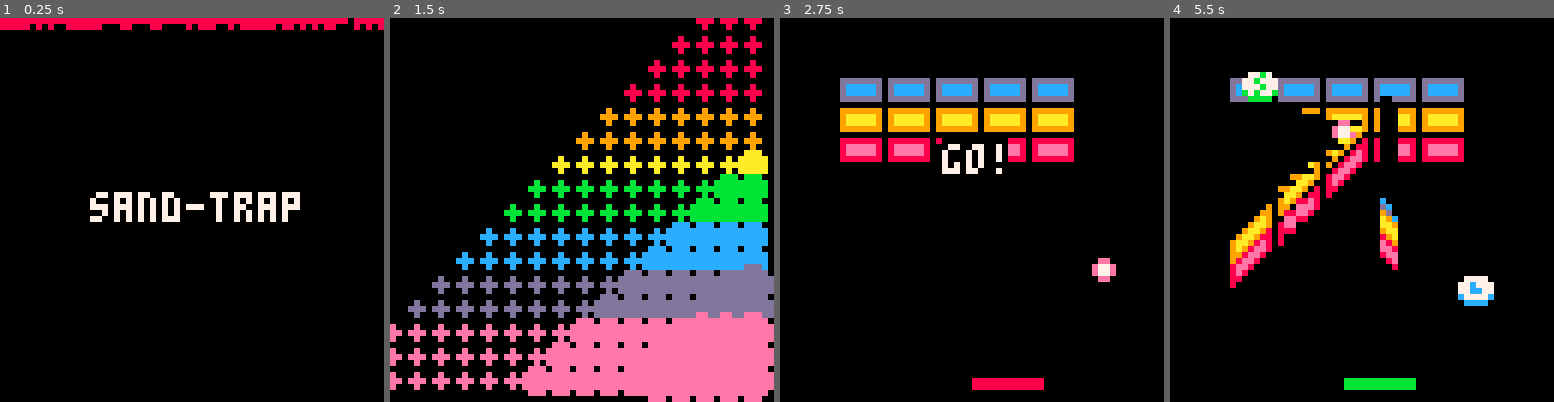
Above: before the commit, frames 1-4 (left to right).
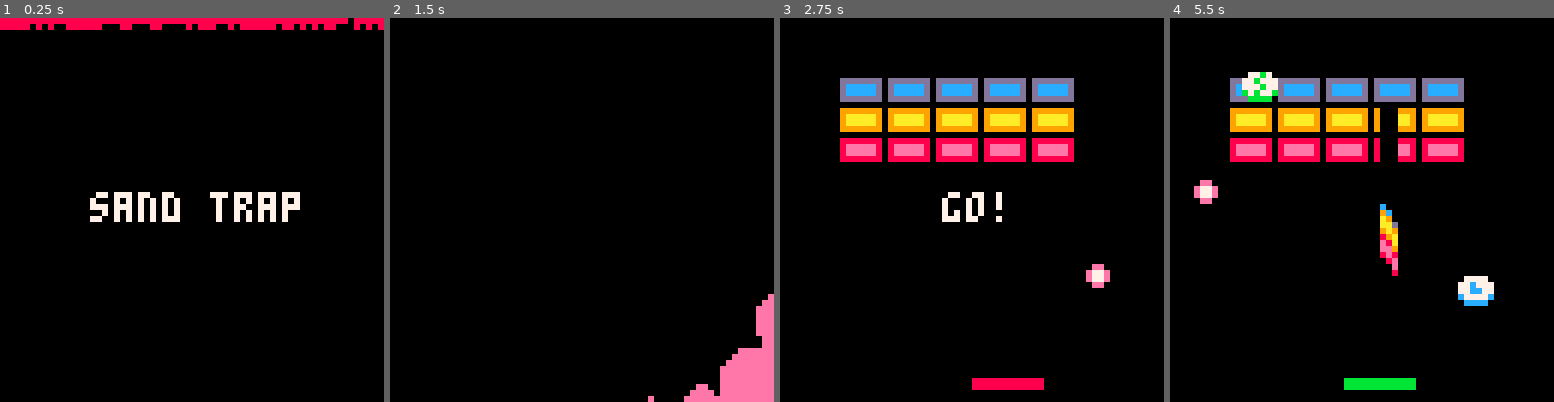
Above: after the commit, the same moments.

Repository: drspaceman0/SandSmash
Game: PICO-8 cartridge sandtrap.p8
Two runs of this game, one before a commit and one after it. Both use one fixed random seed, a clock stepped at 60 frames per second and the inputs below.
Inputs (mouse positions are in pixels of both pictures, inside the frame that each line leads up to):
- Up to frame 1 (0.25 s): no input
- Up to frame 2 (1.5 s): tap X (X key) at 0.33, 1.07 s; click (670, 121) at 0.67 s; tap O (Z key) at 0.7 s; click (436, 267) at 1.22 s
- Up to frame 3 (2.75 s): hold Right 1.6-2.1 s; tap O (Z key) at 1.7, 2.1, 2.5 s; click (887, 114) at 1.77 s; tap X (X key) at 1.85 s; click (952, 259) at 2.32 s; hold Right from 2.47 s (still down)
- Up to frame 4 (5.5 s): click (1404, 106) at 2.87 s; tap O (Z key) every 0.4 s from 2.9 to 5.3 s; tap X (X key) at 2.97, 4.08, 5.2 s; release Right at 3.03 s; hold Left 3.08-3.58 s; click (1465, 256) at 3.42 s; click (1231, 102) at 3.97 s; hold Right 4.02-4.68 s; click (1292, 248) at 4.52 s; click (1354, 94) at 5.07 s; hold Left from 5.08 s (still down)

The runs differ from the first frame. In frame 1, less than 0.1% of the frame differs, in the area x 48-54%, y 48-50%; in frame 2, 34%, in the area x 0-100%, y 0-100%; in frame 3, 2.3%; in frame 4, 7.4%.

Commit message:
fix transition + add it to gameover to game

Diff:
--- a/sandtrap.p8
+++ b/sandtrap.p8
@@ -39,10 +39,6 @@
         state = game_states.gameover
         init_gameover()
     end
-end
-
-function restart()
-    change_state(game_states.game)
 end
 
 --particles
@@ -338,20 +334,43 @@
     balls = {}
     init_player()
     player.y = 300
-end
-
-transition_stop_drawing_splash = false
-max_circles = 0
+    num_running_circles = 0
+end
+
+circle_distance = 6
+function activate_transition()
+    enable_transition = true
+    transition_completed = false
+    circles = {}
+    for i = MIN_X, MAX_X + 5, circle_distance do
+        for j = MIN_Y, MAX_Y + 5, 5 do
+            local c = cool_colors[min(#cool_colors, max(1, flr(j / 7)))]
+            new_circle(i, j, c, (i + j) / 10)
+        end
+    end
+    num_running_circles = #circles
+end
+
+function update_transition()
+    if not enable_transition then return end
+
+    update_object_table(circles)
+    if num_running_circles <= 0 then
+        printh("#circles <= 0")
+        enable_transition = false
+        transition_completed = true
+    end
+end
+
 function update_splash()
     if btnp(4) and not enable_transition then
-        enable_transition = true
-        for i = MIN_X, MAX_X, 4 do
-            for j = MIN_Y, MAX_Y, 4 do
-                local c = cool_colors[min(#cool_colors, max(1, flr(j / 7)))]
-                new_circle(i, j, c, (i + j) / 10)
-            end
-        end
-        max_circles = #circles
+        activate_transition()
+    end
+
+    update_transition()
+    if transition_completed then
+        printh("CHANGE TO GAME")
+        change_state(game_states.game)
     end
 
     if splash_timer % 4 == 0 then
@@ -365,26 +384,18 @@
         balls[1].dy = -1
     end
 
-    if enable_transition then
-        update_object_table(circles)
-        if #circles < max_circles and not transition_stop_drawing_splash then
-            transition_stop_drawing_splash = true
-        elseif #circles <= 0 then
-            printh("CHANGE TO GAME")
-            change_state(game_states.game)
-            return
-        end
-    end
-
     update_object_table(balls)
     splash_timer += 1
 end
 
 function new_circle(x, y, c, t)
-    add(circles, { x = x, y = y, r = 0, step = 0.4, c = c, update = update_circle, draw = draw_circle, start_timer = t })
+    add(circles, { x = x, y = y, r = 0, step = 0.4, c = c, update = update_circle, draw = draw_circle, start_timer = t, state = "expand" })
 end
 
 function draw_circle(c)
+    if c.state == "shrink" or c.state == "done" then
+        circfill(c.x - 4, c.y - 4, circle_distance, 0) -- draw black background
+    end
     if c.r > 1 then
         circfill(c.x, c.y, c.r, c.c)
     end
@@ -392,29 +403,37 @@
 
 function update_circle(c)
     c.start_timer -= 1
-    if c.start_timer > 0 then return true end
+    if c.start_timer > 0 or c.state == "done" then return true end
     c.r += c.step
-    if c.r >= 4 then
+
+    if c.r >= circle_distance - 1 then
         c.step *= -1
-    end
-    return c.r >= 0
+        c.state = "shrink"
+    end
+    if c.state == "shrink" and c.r < 1 then
+        -- printh("c.r < 0")
+        c.c = 0
+        -- c.r = 4
+        c.state = "done"
+        num_running_circles -= 1
+    end
+    return true
+    -- return c.r >= 0
 end
 
 blink_text = false
 function draw_splash()
-    if not transition_stop_drawing_splash then
-        draw_bitmap()
-        -- draw_table(balls)
-        local text = "sand-trap"
-
-        write(text, text_x_pos(text), 28, 7)
-        -- text = "trap"
-        -- write(text, text_x_pos(text), 27, 7)
-
-        if t() % 1 == 0 then blink_text = not blink_text end
-
-        if blink_text then write("press z", 16, 54, 7) end
-    end
+    draw_bitmap()
+    -- draw_table(balls)
+    local text = "sand trap"
+
+    write(text, text_x_pos(text), 28, 7)
+    -- text = "trap"
+    -- write(text, text_x_pos(text), 27, 7)
+
+    if t() % 1 == 0 then blink_text = not blink_text end
+
+    if blink_text then write("press z", 16, 54, 7) end
     if enable_transition then
         draw_transition()
     end
@@ -450,7 +469,7 @@
         if ready_start_timer < 10 then
             text = "go!"
         end
-        write(text, text_x_pos(text), 20, 7)
+        write(text, text_x_pos(text), 28, 7)
     end
 
     -- early_start()
@@ -464,8 +483,14 @@
 -- GAME OVER
 
 function update_gameover()
-    if btnp(4) or btnp(5) then
-        restart()
+    if (btnp(4) or btnp(5)) and not enable_transition then
+        activate_transition()
+    end
+
+    update_transition()
+    if transition_completed then
+        printh("CHANGE TO GAME")
+        change_state(game_states.game)
     end
 
     -- player:update() --- dont update player
@@ -484,6 +509,10 @@
     printh("NEW STATE: gameover")
     player.y = 400
     score = total_balls
+
+    enable_transition = false
+    transition_completed = false
+    num_running_circles = 0
 end
 
 function draw_gameover()
@@ -492,6 +521,10 @@
     write("game over", text_x_pos("game over"), 20, 7)
     local score_text = "★ " .. score
     write(score_text, text_x_pos(score_text) - 2, 30, 7)
+    if enable_transition then
+        draw_transition()
+        return
+    end
 end
 
 -- Utils
@@ -595,7 +628,7 @@
 bm_new_layer_frequency = bm_new_layer_frequency_default
 
 bm_new_layer_frequency_decrease = 0.5
-bm_new_layer_frequency_min = 4
+bm_new_layer_frequency_min = 5
 bm_new_layer_timer = bm_new_layer_frequency
 bm_new_layer_frequency_per_layers = #cool_colors
 
